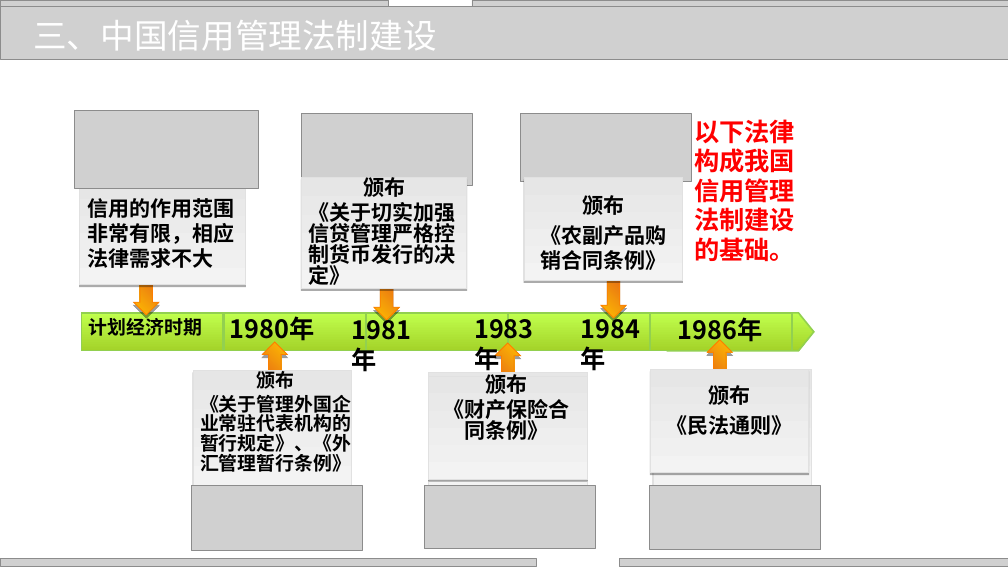
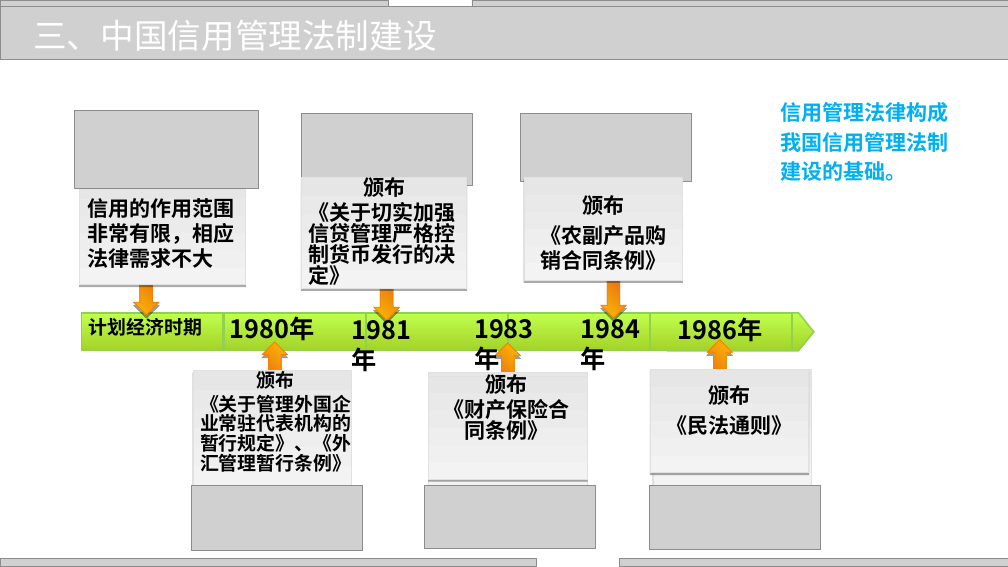
Before and after one commit to zhangjianzhang/internet_credit, a slide deck: slide 9 of files/slides/lecture_25.pptx. Drawn at 1008x567 pixels with LibreOffice and Linux fonts; fonts in the diff are those of the drawing; grey boxes stand for pictures; background and template pictures are left out. Boxes give left, top, right and bottom in pixels: in the first picture for what was removed or moved away, otherwise in the second. Text is boxed around its words. In the diff, an @@ line names an element or a change of style, - is before the commit and + after.

```diff
--- a/files/slides/lecture_25.pptx
+++ b/files/slides/lecture_25.pptx
@@ text at (780,102,948,181): text changed; size 24 to 20 pt; text colour #FF0000 to #00B0F0 @@
-以下法律构成我国信用管理法制建设的基础。
+信用管理法律构成我国信用管理法制建设的基础。
```
Also in this commit, not shown: 4 other slides changed, 17 other files.
